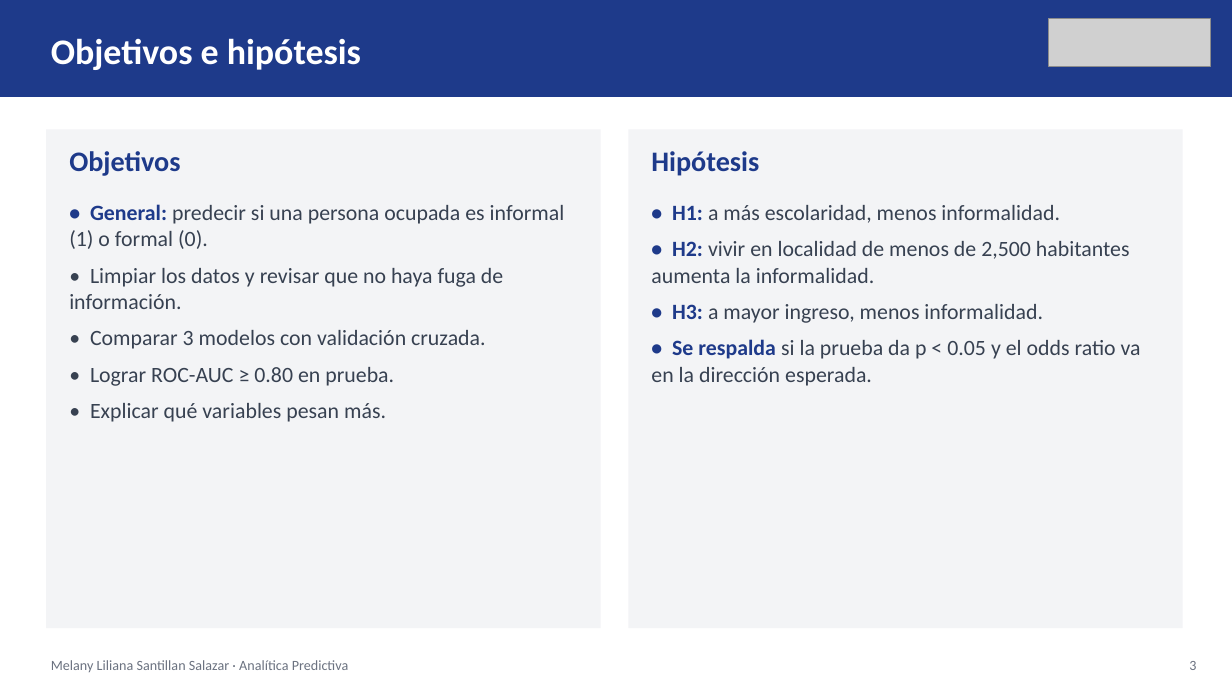
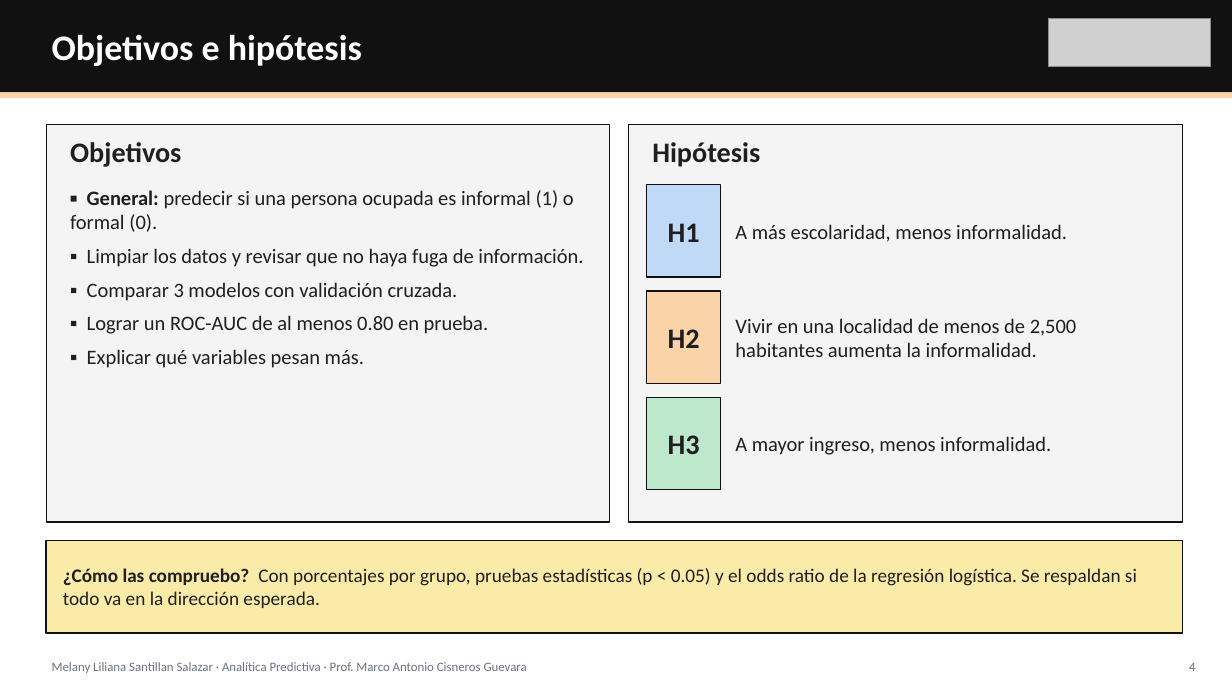
Before and after one commit to ivxnwww/Polymarket-UP-DOWN-5m, a slide deck: slide 4 of proyecto_enoe/Presentacion_Proyecto_ENOE.pptx (slide 3 before the commit). Drawn at 1232x693 pixels with LibreOffice and Linux fonts; fonts in the diff are those of the drawing; grey boxes stand for pictures. Boxes give left, top, right and bottom in pixels: in the first picture for what was removed or moved away, otherwise in the second. Text is boxed around its words. In the diff, an @@ line names an element or a change of style, - is before the commit and + after.

```diff
--- a/proyecto_enoe/Presentacion_Proyecto_ENOE.pptx
+++ b/proyecto_enoe/Presentacion_Proyecto_ENOE.pptx
@@ rectangle: place and size @@
-rectangle at [0, 0, 1232, 97]
+rectangle at [0, 0, 1232, 92]
@@ rectangle at [0, 0, 1232, 92]: fill #1E3A8A to #111111 @@
@@ text "Objetivos e hipótesis" at [52, 34, 362, 66]: less space between paragraphs @@
@@ rectangle added at [0, 92, 1232, 98], fill #FBD3A8 @@
@@ rectangle at [46, 125, 610, 522]: fill #F3F4F6 to #F4F4F4; outline none to #111111 1 pt @@
@@ rectangle: place and size @@
-rectangle at [46, 129, 601, 628]
+rectangle at [46, 125, 610, 522]
@@ text "Objetivos" at [70, 142, 181, 167]: text colour #1E3A8A to #1F1F1F; less space between paragraphs @@
@@ text "Objetivos": place and size @@
-text "Objetivos" at [69, 151, 180, 176]
+text "Objetivos" at [70, 142, 181, 167]
@@ rectangle: place and size @@
-rectangle at [628, 129, 1183, 628]
+rectangle at [628, 125, 1183, 522]
@@ rectangle at [628, 125, 1183, 522]: fill #F3F4F6 to #F4F4F4; outline none to #111111 1 pt @@
@@ text "Hipótesis": place and size @@
-text "Hipótesis" at [651, 151, 759, 176]
+text "Hipótesis" at [652, 142, 760, 167]
@@ text "Hipótesis" at [652, 142, 760, 167]: text colour #1E3A8A to #1F1F1F; less space between paragraphs @@
@@ text at [70, 190, 583, 368]: text changed; size 17 to 16 pt; text colour #374151 to #1F1F1F @@
-• General: predecir si una persona ocupada es informal (1) o formal (0).
-• Limpiar los datos y revisar que no haya fuga de información.
-• Comparar 3 modelos con validación cruzada.
-• Lograr ROC-AUC ≥ 0.80 en prueba.
-• Explicar qué variables pesan más.
+▪ General: predecir si una persona ocupada es informal (1) o formal (0).
+▪ Limpiar los datos y revisar que no haya fuga de información.
+▪ Comparar 3 modelos con validación cruzada.
+▪ Lograr un ROC-AUC de al menos 0.80 en prueba.
+▪ Explicar qué variables pesan más.
@@ rectangle added at [647, 185, 721, 277], fill #BFD9F7, outline #111111 1 pt @@
@@ text removed at [651, 205, 1141, 386] @@
-• H1: a más escolaridad, menos informalidad.
-• H2: vivir en localidad de menos de 2,500 habitantes aumenta la informalidad.
-• H3: a mayor ingreso, menos informalidad.
-• Se respalda si la prueba da p < 0.05 y el odds ratio va en la dirección esperada.
@@ text added at [668, 223, 700, 242], 22 pt, text #1F1F1F, bold @@
+H1
@@ text added at [735, 224, 1067, 242], 16 pt, text #1F1F1F @@
+A más escolaridad, menos informalidad.
@@ rectangle added at [647, 291, 721, 384], fill #FBD3A8, outline #111111 1 pt @@
@@ text added at [668, 329, 700, 348], 22 pt, text #1F1F1F, bold @@
+H2
@@ text added at [735, 318, 1077, 357], 16 pt, text #1F1F1F @@
+Vivir en una localidad de menos de 2,500 habitantes aumenta la informalidad.
@@ rectangle added at [647, 397, 721, 490], fill #BDE8CB, outline #111111 1 pt @@
@@ text added at [668, 435, 700, 454], 22 pt, text #1F1F1F, bold @@
+H3
@@ text added at [735, 436, 1051, 455], 16 pt, text #1F1F1F @@
+A mayor ingreso, menos informalidad.
@@ rectangle added at [46, 541, 1183, 633], fill #FBEBA8, outline #111111 1.25 pt @@
@@ text added at [63, 568, 1137, 608], 15 pt, text #1F1F1F @@
+¿Cómo las compruebo? Con porcentajes por grupo, pruebas estadísticas (p < 0.05) y el odds ratio de la regresión logística. Se respaldan si todo va en la dirección esperada.
@@ text at [52, 662, 527, 673]: text changed; size 11 to 10 pt @@
-Melany Liliana Santillan Salazar · Analítica Predictiva
+Melany Liliana Santillan Salazar · Analítica Predictiva · Prof. Marco Antonio Cisneros Guevara
@@ text removed at [1189, 661, 1196, 670] @@
-3
@@ text added at [1189, 663, 1195, 671], 10 pt, text #6B7280 @@
+4
```
Also in this commit, not shown: 13 other slides changed, 10 slides added, 3 slides removed, 23 other files.
